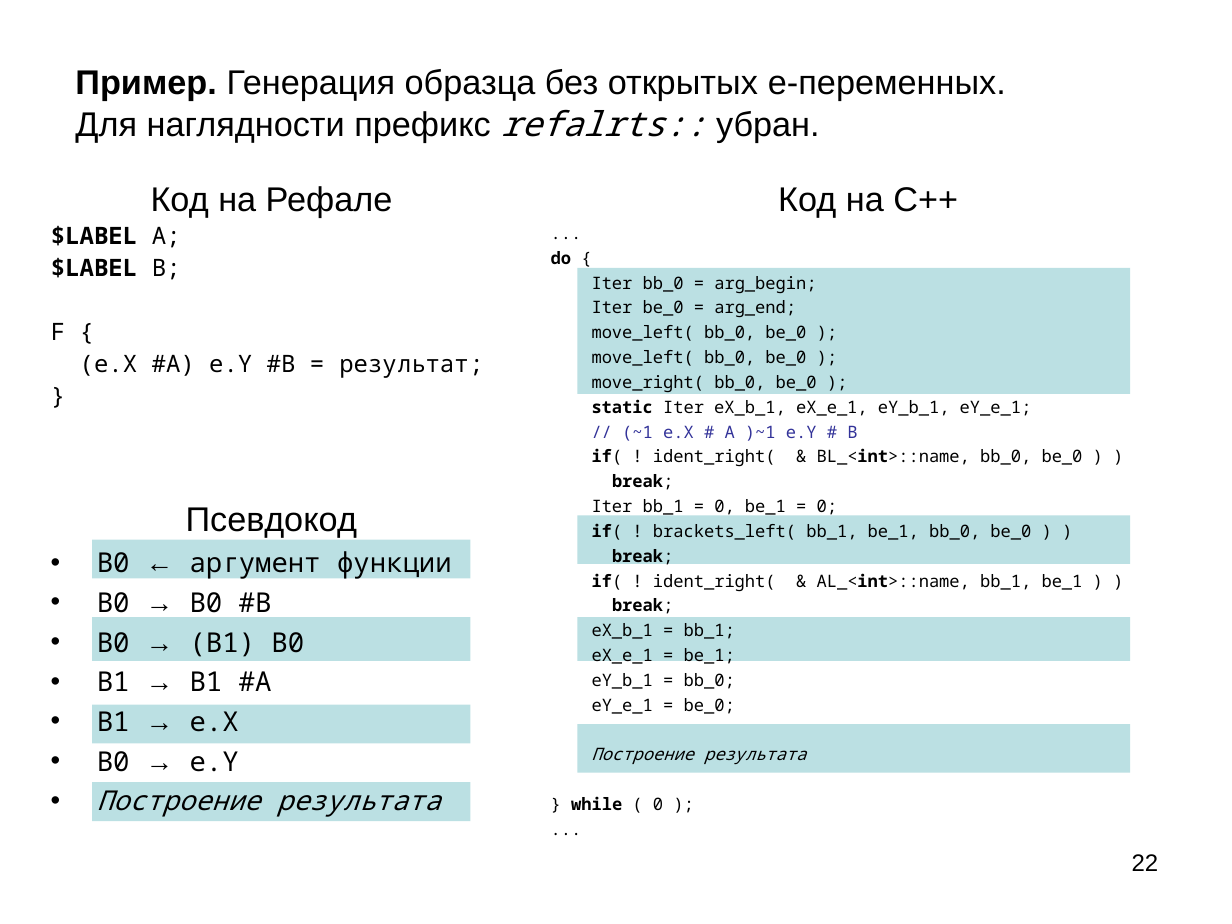
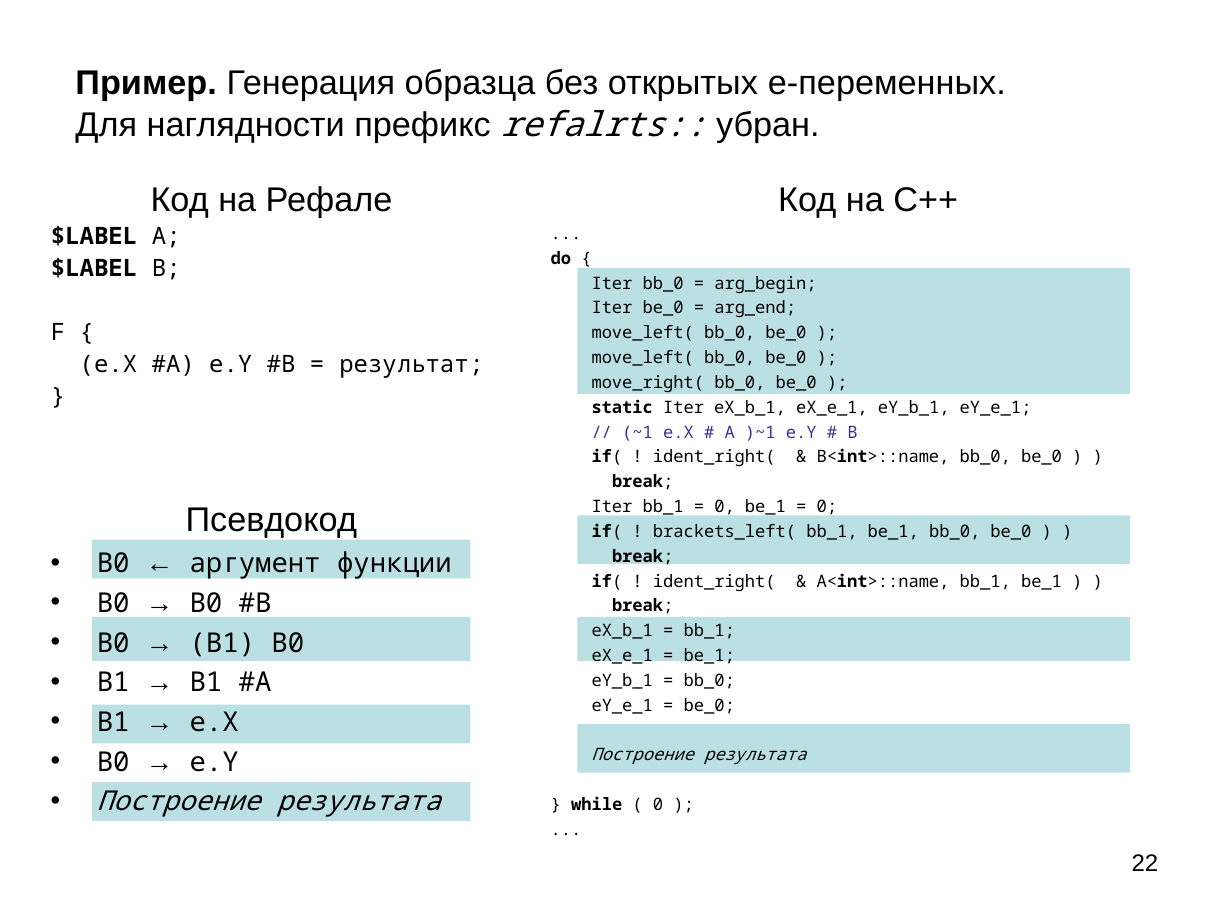
Before and after one commit to bmstu-iu9/refal-5-lambda, a slide deck: slide 22 of doc/Компилятор Простого Рефала.ppt. Drawn at 1232x924 pixels with LibreOffice and Linux fonts; fonts in the diff are those of the drawing. Boxes give left, top, right and bottom in pixels: in the first picture for what was removed or moved away, otherwise in the second. Text is boxed around its words. In the diff, an @@ line names an element or a change of style, - is before the commit and + after.

```diff
--- a/doc/Компилятор Простого Рефала.ppt
+++ b/doc/Компилятор Простого Рефала.ppt
@@ text at box(592, 448, 1062, 467): text changed @@
-if( ! ident_right( & BL_<int>::name, bb_0, be_0 ) )
+if( ! ident_right( & B<int>::name, bb_0, be_0 ) )
@@ text at box(592, 573, 1062, 592): text changed @@
-if( ! ident_right( & AL_<int>::name, bb_1, be_1 ) )
+if( ! ident_right( & A<int>::name, bb_1, be_1 ) )
```
Also in this commit, not shown: 6 other slides changed, 6 other files.
